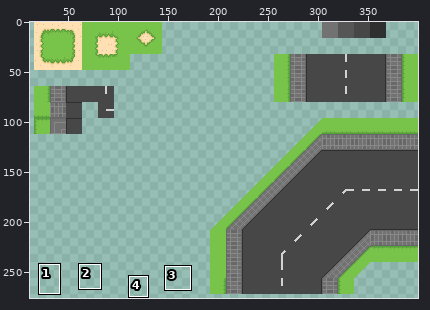
A sprite sheet gets an edit: assets/images/tiles/tiles.png. The first picture is a wide view before the edit; the outline marks the close-up.
Close-up. Earlier state:
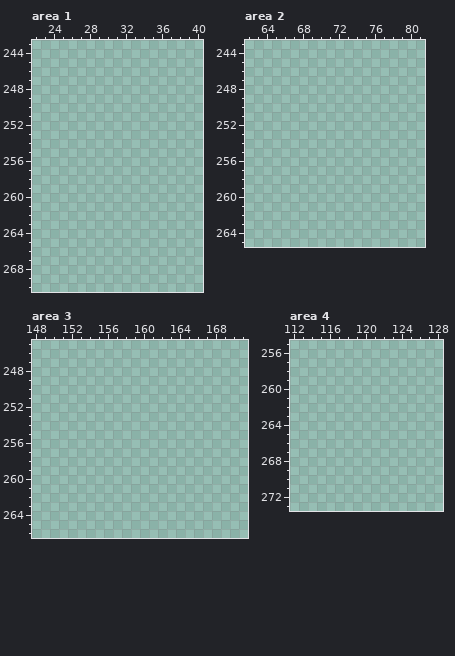
The file is 400x400 pixels. Colours within 5 levels of each other are drawn and written as one. Shown: area 1: x 22..40, y 243..270; area 2: x 62..81, y 243..265; area 3: x 148..171, y 245..266; area 4: x 112..128, y 255..273. The wide view leaves out empty margins. The commit also changed other parts of the picture, which this record leaves out.
Palette (. is transparent): 
The result:
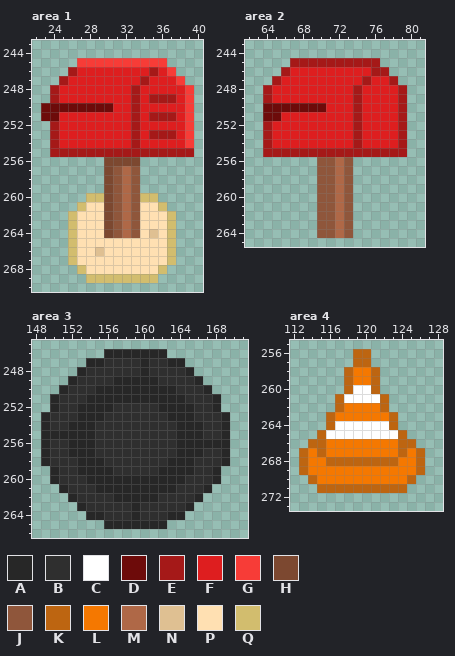
Colours new in this view: A #272727  B #2f2f2f  C #ffffff  D #6d0b0a  E #a51918  F #de1e1f  G #f73c37  H #7c4830  J #8f563b  K #bd6511  L #f57800  M #af6847  N #dfc092  P #ffe0b2  Q #d2bd6e
From old to new:
Changed rows in their new state; - is an unchanged pixel.
Area 1:
first column x 23:
245 ----GGGGGGGGGG---
246 ---EFFFFFFFFEFG--
247 --EFFFFFFFFEFFFG-
248 -EFFFFFFFFEFFFFFG
249 -EFFFFFFFFEFEEEFG
250 DDDDDDDDFFEFFFFFG
251 DDFFFFFFFFEFEEEFG
252 -EFFFFFFFFEFFFFFG
253 -EFFFFFFFFEFEEEFG
254 -EFFFFFFFFEFFFFFG
255 -EEEEEEEEEEEEEEEE
256 -------HHHH------
257 -------HJMJ------
258 -------HJMJ------
259 -------HJMJ------
260 -----QQHJMJQQ----
261 ----QPPHJMJPPQ---
262 ---QPPPHJMJPPPQ--
263 ---QPPPHJMJPPPQ--
264 ---QPPPHJMJPNPQ--
265 ---QPPPPPPPPPPQ--
266 ---QPPNPPPPPPPQ--
267 ---QPPPPPPPPPPQ--
268 ----QPPPPPPPPQ---
269 -----QQQQQQQQ----
Area 2:
first column x 64:
245 ---EEEEEEEEEE---
246 --EFFFFFFFFFEE--
247 -EFFFFFFFFFEFFE-
248 EFFFFFFFFFEFFFFE
249 EFFFFFFFFFEFFFFE
250 DDDDDDDFFFEFFFFE
251 DDFFFFFFFFEFFFFE
252 EFFFFFFFFFEFFFFE
253 EFFFFFFFFFEFFFFE
254 EFFFFFFFFFEFFFFE
255 EEEEEEEEEEEEEEEE
256 ------JJMJ------
257 ------JJMJ------
258 ------JJMJ------
259 ------JJMJ------
260 ------JJMJ------
261 ------JJMJ------
262 ------JJMJ------
263 ------JJMJ------
264 ------JJMJ------
Area 3:
first column x 149:
246 -------AAAAAAA-------
247 -----AABBBBABBAA-----
248 ----ABBBBBBABBBBA----
249 ---ABBBBAAAAABBBBA---
250 --ABBBAAAAAAAAABBBA--
251 -ABBBAAAAAAAAAAABBBA-
252 -ABBAAAABBBBBAAAABBA-
253 ABBBAAABBBBBBBAAABBBA
254 ABBAAABBBBBBBBBAAABBA
255 AAAAAABBBBBBBBBAAABBA
256 ABBAAABBBBBBBBBAAAAAA
257 ABBAAABBBBBBBBBAAABBA
258 ABBBAAABBBBBBBAAABBBA
259 -ABBAAAABBBBBAAAABBA-
260 -ABBBAAAAAAAAAAABBBA-
261 --ABBBAAAAAAAAABBBA--
262 ---ABBBBAAAAABBBBA---
263 ----ABBBBBABBBBBA----
264 -----AABBBABBBAA-----
265 -------AAAAAAA-------
Area 4:
first column x 113:
256 ------KK------
257 ------KK------
258 -----KLLK-----
259 -----KLLK-----
260 -----KCCK-----
261 ----KCCCCK----
262 ----KLLLLK----
263 ---KLLLLLLK---
264 ---KCCCCCCK---
265 --KCCCCCCCCK--
266 -KKLLLLLLLLKK-
267 KLKLLLLLLLLKLK
268 KLLKKKKKKKKLLK
269 KLLLLLLLLLLLLK
270 -KLLLLLLLLLLK-
271 --KKKKKKKKKK--
